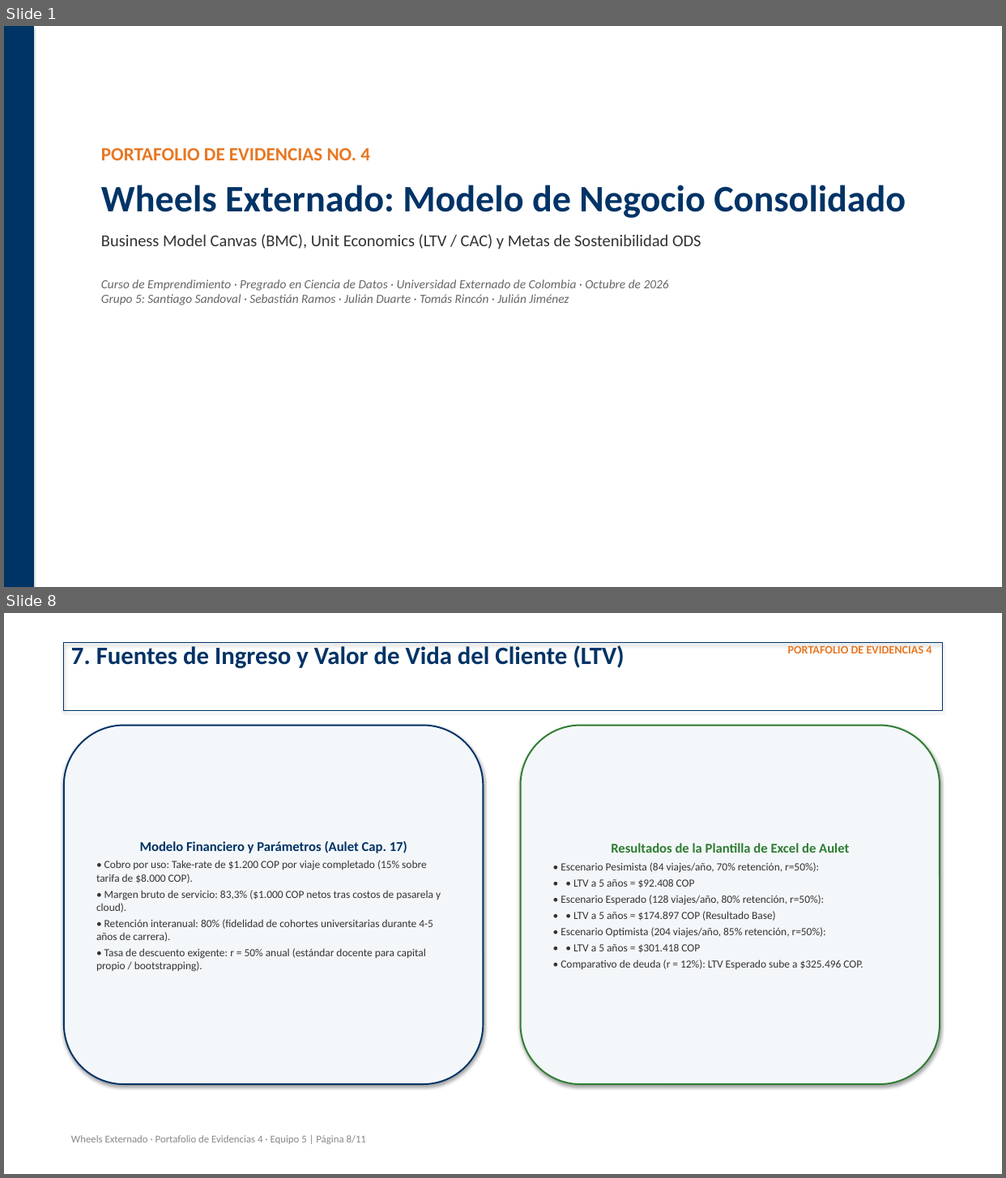
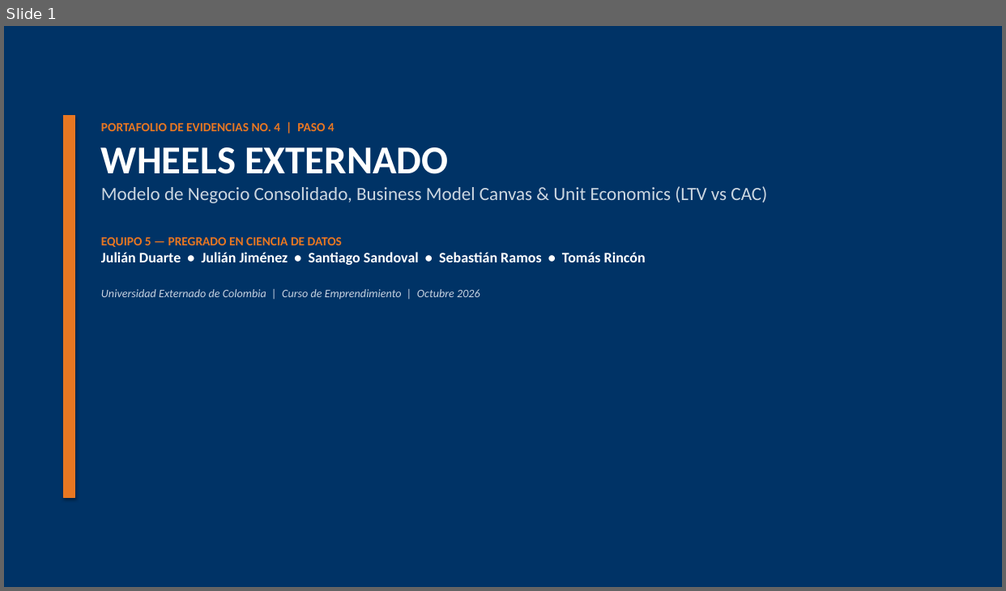
Before and after one commit to Juliand10x/Emprendimiento, a slide deck: 01_Proyecto_Wheels_Externado/Portafolio_de_Evidencias_4/Entregables/Portafolio de evidencias 4 - Equipo 5 - Presentación.pptx. Shown one above the other, each under a label of ours: slides 1 and 8 before the commit, slide 1 after it; the slides between them are not shown. The pictures are 1006x1178 and 1006x591 pixels, drawn with LibreOffice and Linux fonts; fonts in the diff are those of the drawing. Boxes give left, top, right and bottom in pixels: in the first picture for what was removed or moved away, otherwise in the second. Text is boxed around its words. In the diff, an @@ line names an element or a change of style, - is before the commit and + after.

Commit message:
feat(Portafolio 4): Rediseñar presentación ejecutiva PPTX (14 slides) y estructurar Excel LTV/CAC sustentado y justificado con datos de campo

```diff
--- a/01_Proyecto_Wheels_Externado/Portafolio_de_Evidencias_4/Entregables/Portafolio de evidencias 4 - Equipo 5 - Presentación.pptx
+++ b/01_Proyecto_Wheels_Externado/Portafolio_de_Evidencias_4/Entregables/Portafolio de evidencias 4 - Equipo 5 - Presentación.pptx
@@ slide 8 removed at (4, 613, 1002, 1174), background #FFFFFF @@
@@ rectangle removed at (64, 643, 942, 710) @@
@@ text removed at (71, 645, 624, 669) @@
-7. Fuentes de Ingreso y Valor de Vida del Cliente (LTV)
@@ text removed at (788, 645, 931, 653) @@
-PORTAFOLIO DE EVIDENCIAS 4
@@ rounded rectangle removed at (64, 726, 484, 1084) @@
-Modelo Financiero y Parámetros (Aulet Cap. 17)
-• Cobro por uso: Take-rate de $1.200 COP por viaje completado (15% sobre tarifa de $8.000 COP).
-• Margen bruto de servicio: 83,3% ($1.000 COP netos tras costos de pasarela y cloud).
-• Retención interanual: 80% (fidelidad de cohortes universitarias durante 4-5 años de carrera).
-• Tasa de descuento exigente: r = 50% anual (estándar docente para capital propio / bootstrapping).
@@ rounded rectangle removed at (521, 726, 940, 1084) @@
-Resultados de la Plantilla de Excel de Aulet
-• Escenario Pesimista (84 viajes/año, 70% retención, r=50%):
-• • LTV a 5 años = $92.408 COP
-• Escenario Esperado (128 viajes/año, 80% retención, r=50%):
-• • LTV a 5 años = $174.897 COP (Resultado Base)
-• Escenario Optimista (204 viajes/año, 85% retención, r=50%):
-• • LTV a 5 años = $301.418 COP
-• Comparativo de deuda (r = 12%): LTV Esperado sube a $325.496 COP.
@@ text removed at (71, 1135, 366, 1144) @@
-Wheels Externado · Portafolio de Evidencias 4 · Equipo 5 | Página 8/11
@@ slide 1 changed as well @@
@@ rectangle added at (4, 26, 1002, 587), fill #003366, outline #003366 0.75 pt @@
@@ rectangle: place and size @@
-rectangle at (4, 26, 34, 587)
+rectangle at (64, 116, 75, 497)
@@ rectangle at (64, 116, 75, 497): fill #003366 to #E87722; outline none to #E87722 0.75 pt @@
@@ text at (101, 123, 767, 300): text changed; size 12 to 18 pt; text colour #666666 to #FFFFFF; bold on; italic off @@
-PORTAFOLIO DE EVIDENCIAS NO. 4
-Wheels Externado: Modelo de Negocio Consolidado
-Business Model Canvas (BMC), Unit Economics (LTV / CAC) y Metas de Sostenibilidad ODS
-Curso de Emprendimiento · Pregrado en Ciencia de Datos · Universidad Externado de Colombia · Octubre de 2026
-Grupo 5: Santiago Sandoval · Sebastián Ramos · Julián Duarte · Tomás Rincón · Julián Jiménez
+PORTAFOLIO DE EVIDENCIAS NO. 4 | PASO 4
+WHEELS EXTERNADO
+Modelo de Negocio Consolidado, Business Model Canvas & Unit Economics (LTV vs CAC)
+EQUIPO 5 — PREGRADO EN CIENCIA DE DATOS
+Julián Duarte • Julián Jiménez • Santiago Sandoval • Sebastián Ramos • Tomás Rincón
+Universidad Externado de Colombia | Curso de Emprendimiento | Octubre 2026
```
Also in this commit, not shown: 1 other slide changed, 12 slides added, 8 other slides removed, 1 other file.
